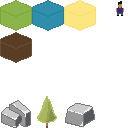
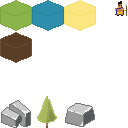
Two versions of the same layered image (128px x 128px). Layer-by-layer changes:
painted on "Player" over (115, 4, 127, 16)
